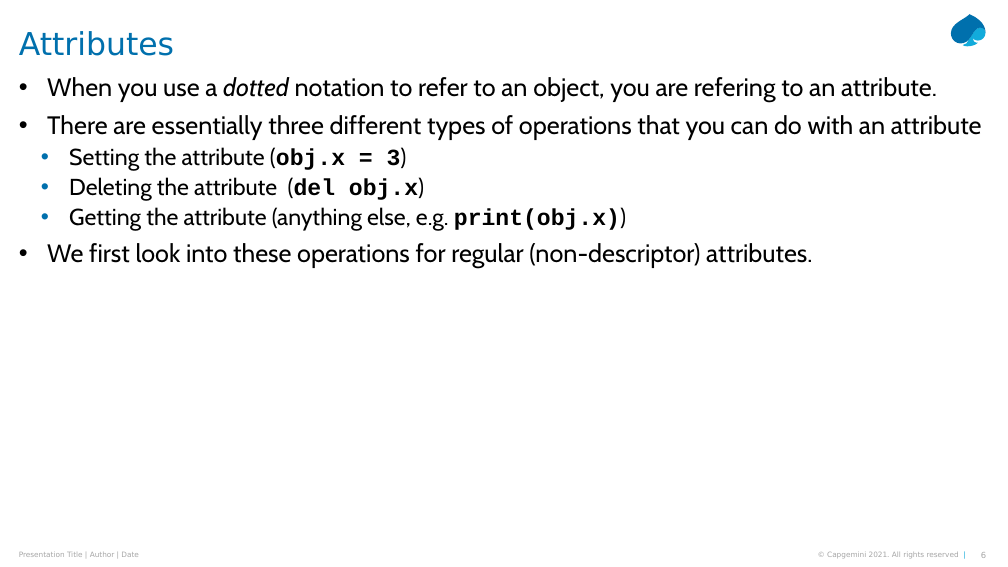
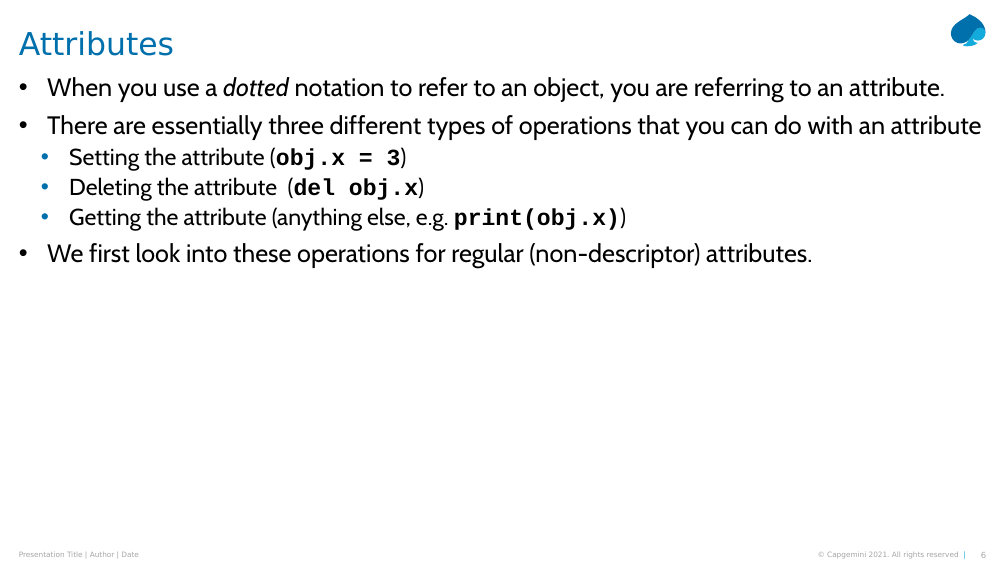
Before and after one commit to Python-Masterclass/Descriptors, a slide deck: slide 6 of Masterclass-6-descriptors.pptx. Drawn at 1008x567 pixels with LibreOffice and Linux fonts; fonts in the diff are those of the drawing. Boxes give left, top, right and bottom in pixels: in the first picture for what was removed or moved away, otherwise in the second. Text is boxed around its words. In the diff, an @@ line names an element or a change of style, - is before the commit and + after.

```diff
--- a/Masterclass-6-descriptors.pptx
+++ b/Masterclass-6-descriptors.pptx
@@ text at (47,77,945,103): text changed @@
-• When you use a dotted notation to refer to an object, you are refering to an attribute.
+• When you use a dotted notation to refer to an object, you are referring to an attribute.
```
Also in this commit, not shown: 3 other slides changed, 10 slides added, 9 other files.
